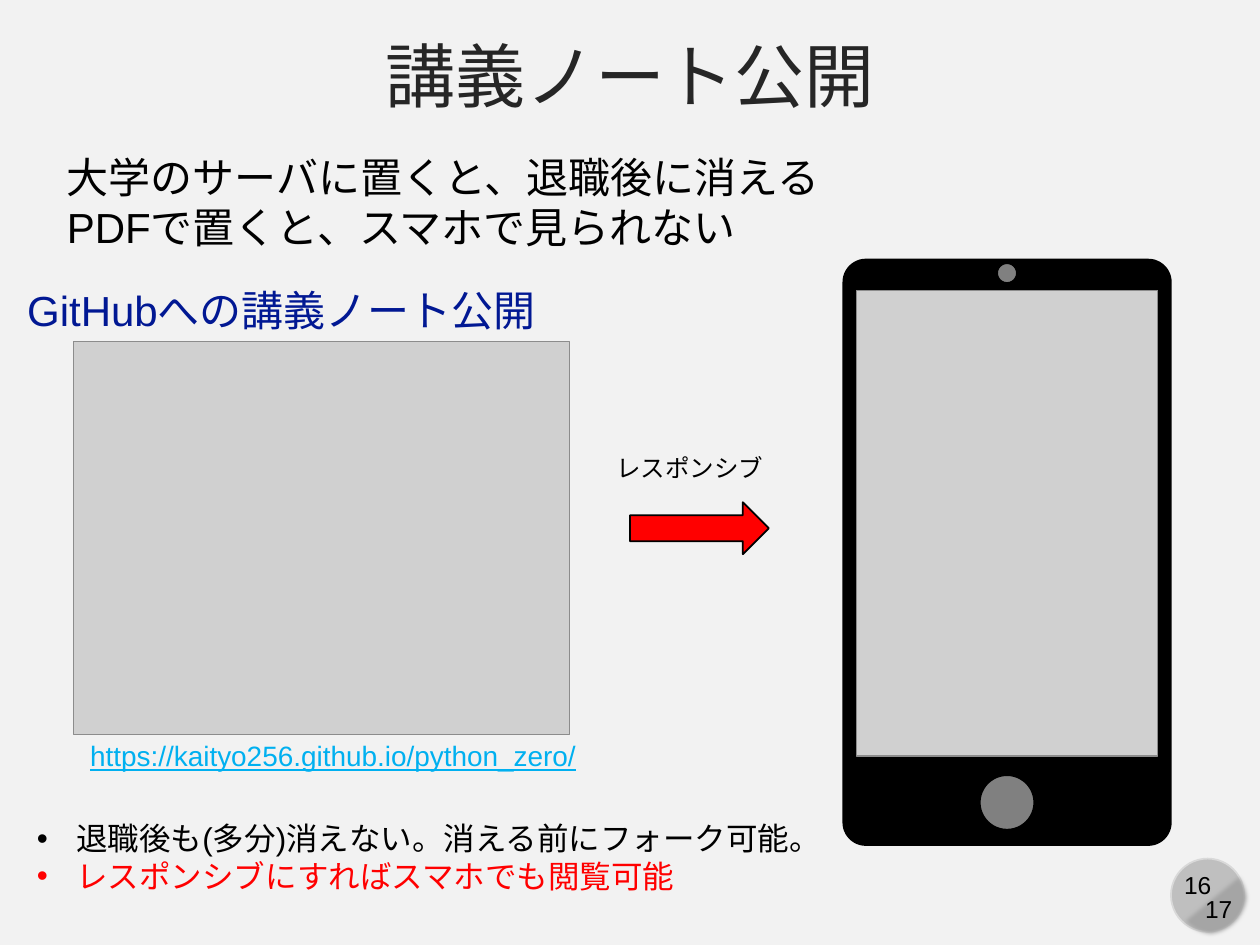
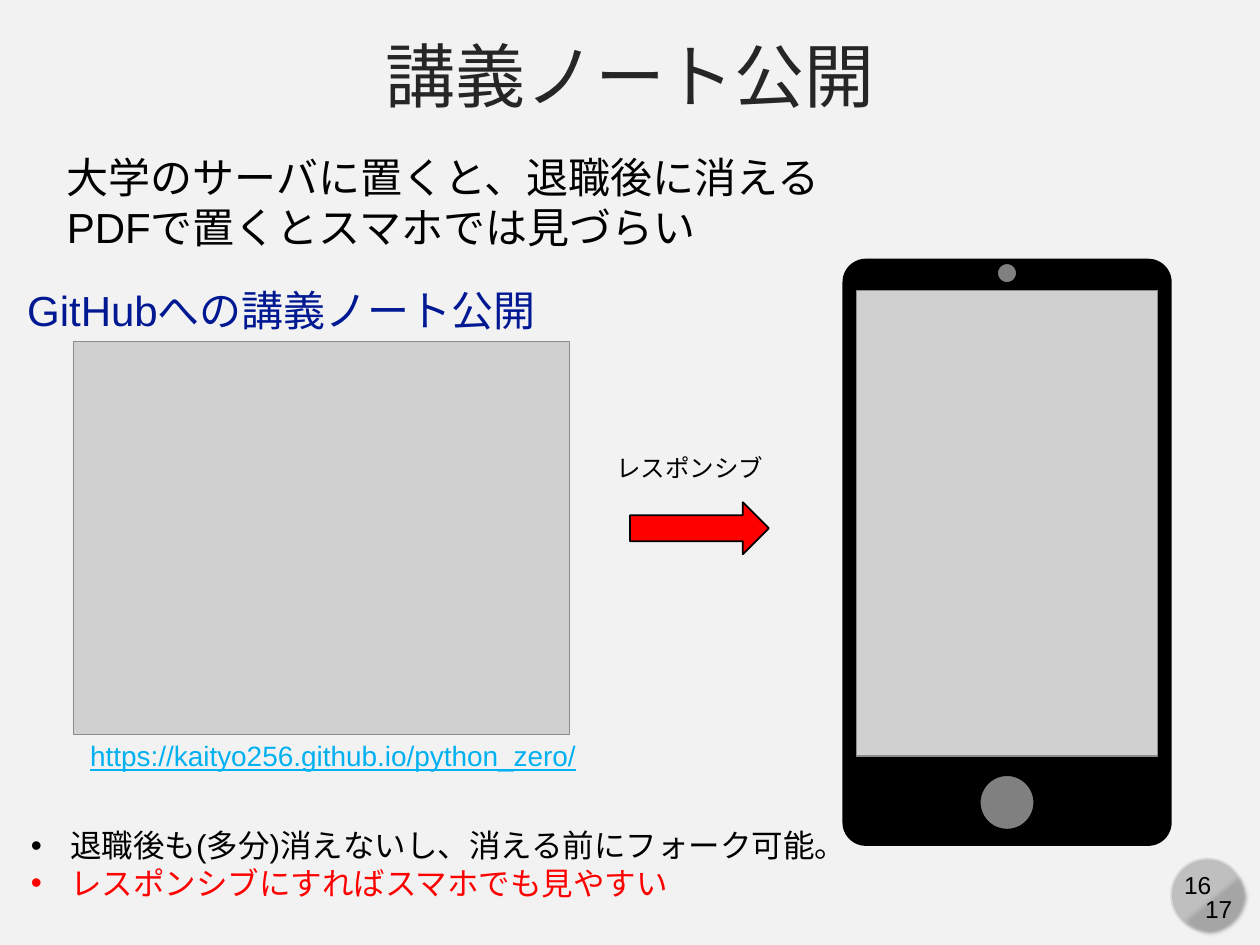
Before and after one commit to cpss2026-git/cpss2026-git.github.io, a slide deck: slide 16 of 01-lecture-git-basic/slides/01-c-compphys.pptx. Drawn at 1260x945 pixels with LibreOffice and Linux fonts; fonts in the diff are those of the drawing; grey boxes stand for pictures. Boxes give left, top, right and bottom in pixels: in the first picture for what was removed or moved away, otherwise in the second. Text is boxed around its words. In the diff, an @@ line names an element or a change of style, - is before the commit and + after.

```diff
--- a/01-lecture-git-basic/slides/01-c-compphys.pptx
+++ b/01-lecture-git-basic/slides/01-c-compphys.pptx
@@ text at box(67, 210, 696, 247): text changed @@
-PDFで置くと、スマホで見られない
+PDFで置くとスマホでは見づらい
@@ text at box(70, 825, 846, 898): text changed @@
-• 退職後も(多分)消えない。消える前にフォーク可能。
-• レスポンシブにすればスマホでも閲覧可能
+• 退職後も(多分)消えないし、消える前にフォーク可能。
+• レスポンシブにすればスマホでも見やすい
```
Also in this commit, not shown: 5 other slides changed, 1 other file.
